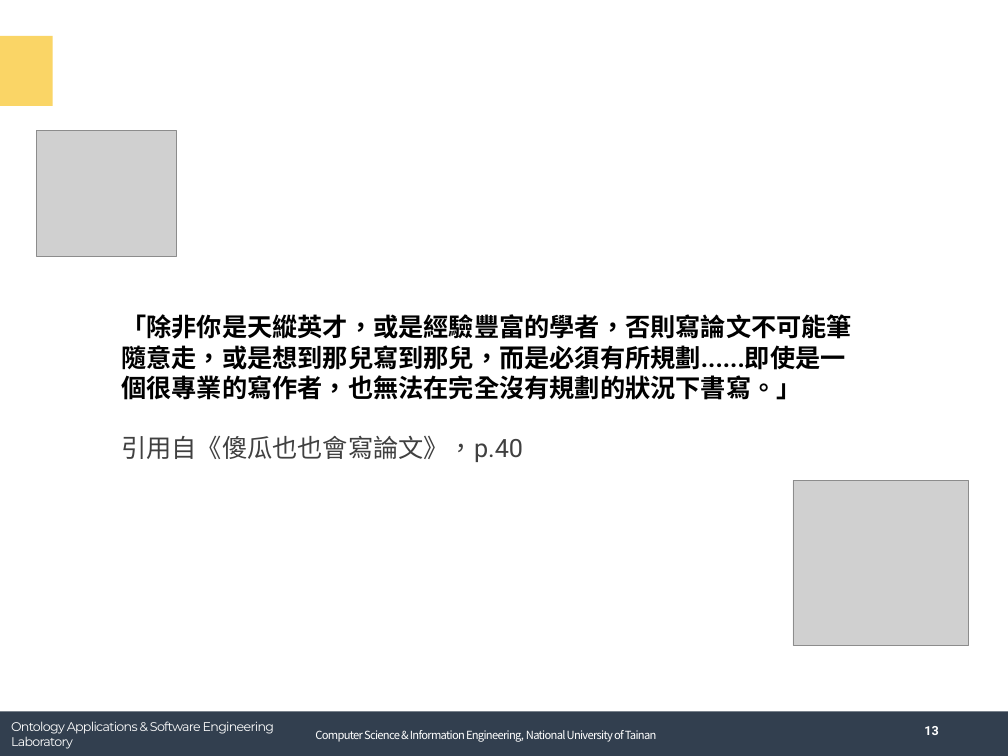
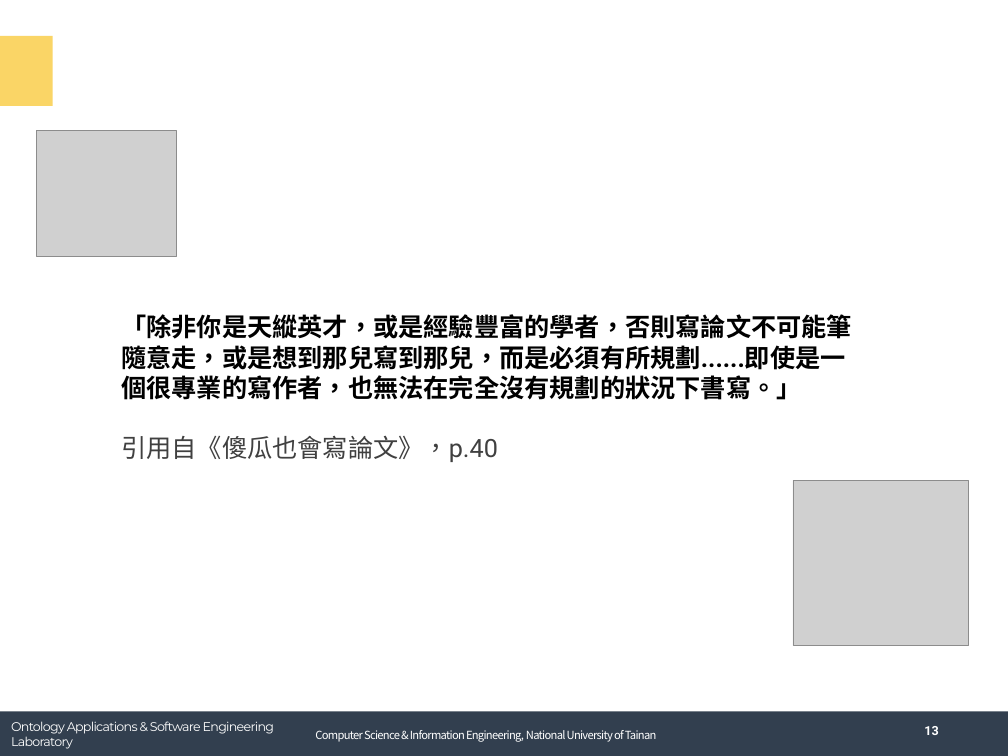
Before and after one commit to andy6804tw/english-learning, a slide deck: slide 14 of tech/report/ch15方法章節.pptx. Drawn at 1008x756 pixels with LibreOffice and Linux fonts; fonts in the diff are those of the drawing; grey boxes stand for pictures; background and template pictures are left out. Boxes give left, top, right and bottom in pixels: in the first picture for what was removed or moved away, otherwise in the second. Text is boxed around its words. In the diff, an @@ line names an element or a change of style, - is before the commit and + after.

```diff
--- a/tech/report/ch15方法章節.pptx
+++ b/tech/report/ch15方法章節.pptx
@@ text at box(121, 314, 852, 462): text changed @@
-「除非你是天縱英才，或是經驗豐富的學者，否則寫論文不可能筆隨意走，或是想到那兒寫到那兒，而是必須有所規劃......即使是一個很專業的寫作者，也無法在完全沒有規劃的狀況下書寫。」
-引用自《傻瓜也也會寫論文》，p.40
+「除非你是天縱英才，或是經驗豐富的學者，否則寫論文不可能筆隨意走，或是想到那兒寫到那兒，而是必須有所規劃......即使是一個很專業的寫作者，也無法在完全沒有規劃的狀況下書寫。」
+引用自《傻瓜也會寫論文》，p.40
```
Also in this commit, not shown: 5 other slides changed, 1 other file.
